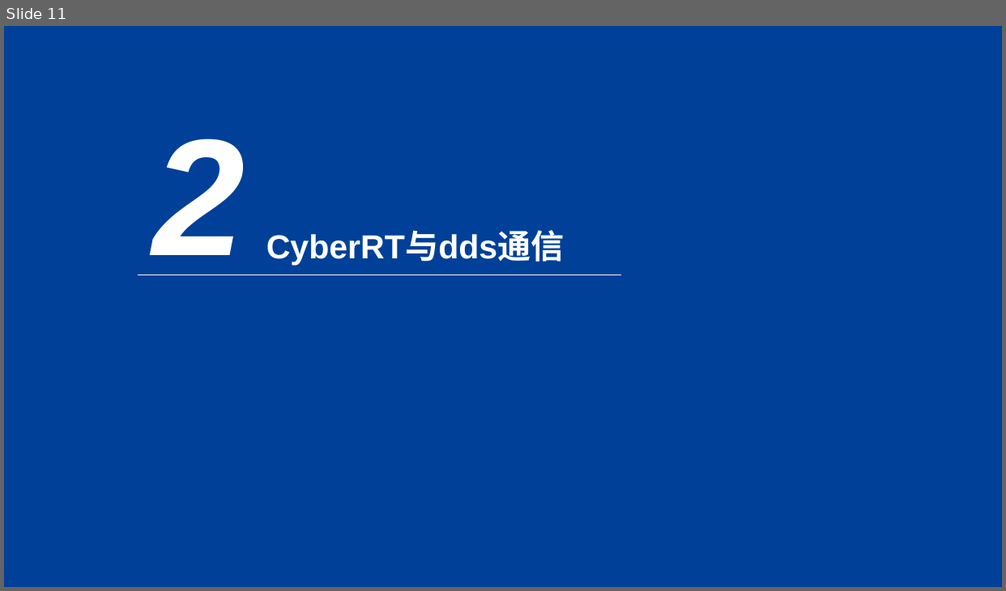
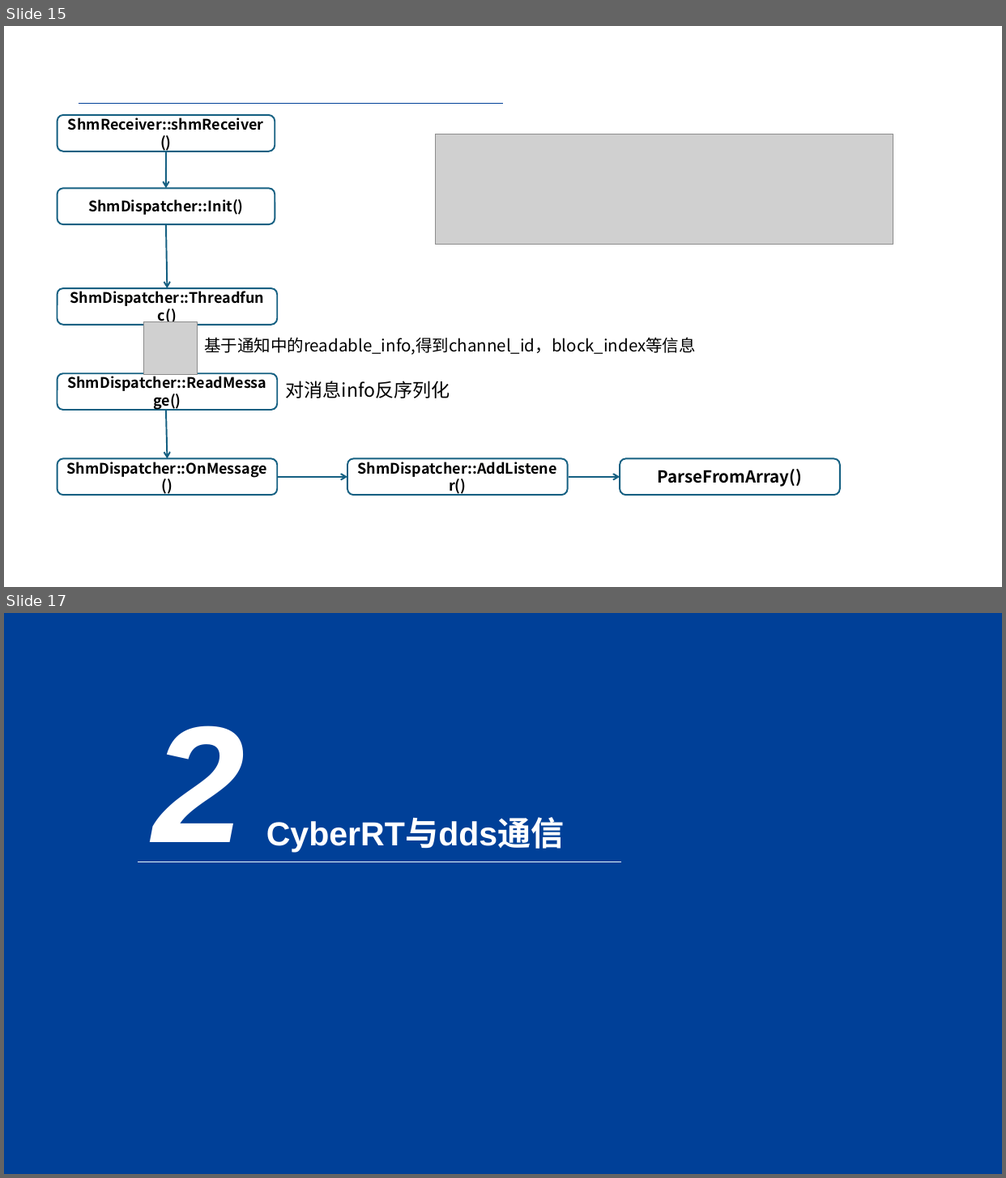
Before and after one commit to CXJ123-ai/-, a slide deck: CyberRT与cyclonedds通信.pptx. Shown one above the other, each under a label of ours: slide 11 before the commit, slides 15 and 17 after it; the slides between them are not shown. The pictures are 1006x591 and 1006x1178 pixels, drawn with LibreOffice and Linux fonts; fonts in the diff are those of the drawing; grey boxes stand for pictures. Boxes give left, top, right and bottom in pixels: in the first picture for what was removed or moved away, otherwise in the second. Text is boxed around its words. In the diff, an @@ line names an element or a change of style, - is before the commit and + after.

```diff
--- a/CyberRT与cyclonedds通信.pptx
+++ b/CyberRT与cyclonedds通信.pptx
@@ slide 15 added at (4, 26, 1002, 587), background #FFFFFF @@
@@ rounded rectangle added at (57, 115, 275, 152), outline #156082 1.5 pt, 14 pt, text #000000, bold @@
+ShmReceiver::shmReceiver()
@@ line added from (79, 104) to (503, 104), #C00000 0.75 pt @@
@@ picture added at (435, 135, 893, 246) @@
@@ arrow added from (166, 152) to (166, 189), #156082 1.5 pt @@
@@ rounded rectangle added at (57, 189, 275, 224), outline #156082 1.5 pt, 14 pt, text #000000, bold @@
+ShmDispatcher::Init()
@@ arrow added from (166, 224) to (167, 288), #156082 1.5 pt @@
@@ rounded rectangle added at (57, 288, 277, 325), outline #156082 1.5 pt, 14 pt, text #000000, bold @@
+ShmDispatcher::Threadfunc()
@@ picture added at (144, 322, 197, 375) @@
@@ text added at (204, 337, 696, 355), 16 pt, text #000000 @@
+基于通知中的readable_info,得到channel_id，block_index等信息
@@ rounded rectangle added at (57, 374, 277, 410), outline #156082 1.5 pt, 14 pt, text #000000, bold @@
+ShmDispatcher::ReadMessage()
@@ text added at (286, 381, 450, 399), 18 pt, text #000000 @@
+对消息info反序列化
@@ arrow added from (166, 410) to (167, 459), #156082 1.5 pt @@
@@ rounded rectangle added at (57, 459, 277, 495), outline #156082 1.5 pt, 14 pt, text #000000, bold @@
+ShmDispatcher::OnMessage()
@@ rounded rectangle added at (347, 459, 568, 495), outline #156082 1.5 pt, 14 pt, text #000000, bold @@
+ShmDispatcher::AddListener()
@@ rounded rectangle added at (620, 459, 840, 495), outline #156082 1.5 pt, 16 pt, text #000000, bold @@
+ParseFromArray()
@@ arrow added from (277, 477) to (347, 477), #156082 1.5 pt @@
@@ arrow added from (569, 477) to (620, 477), #156082 1.5 pt @@
@@ what was slide 11 is now slide 17 @@
```
Also in this commit, not shown: 16 slides changed, 8 other slides added, 1 slide removed.
